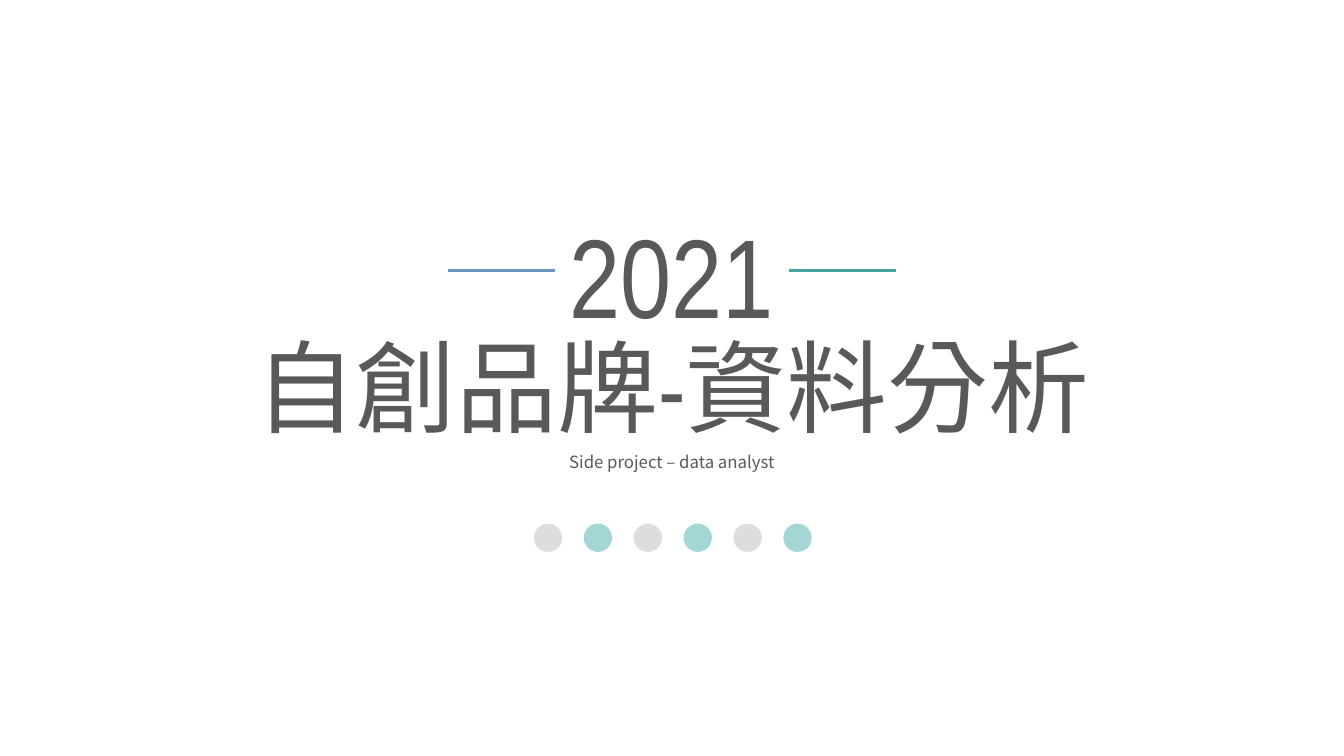
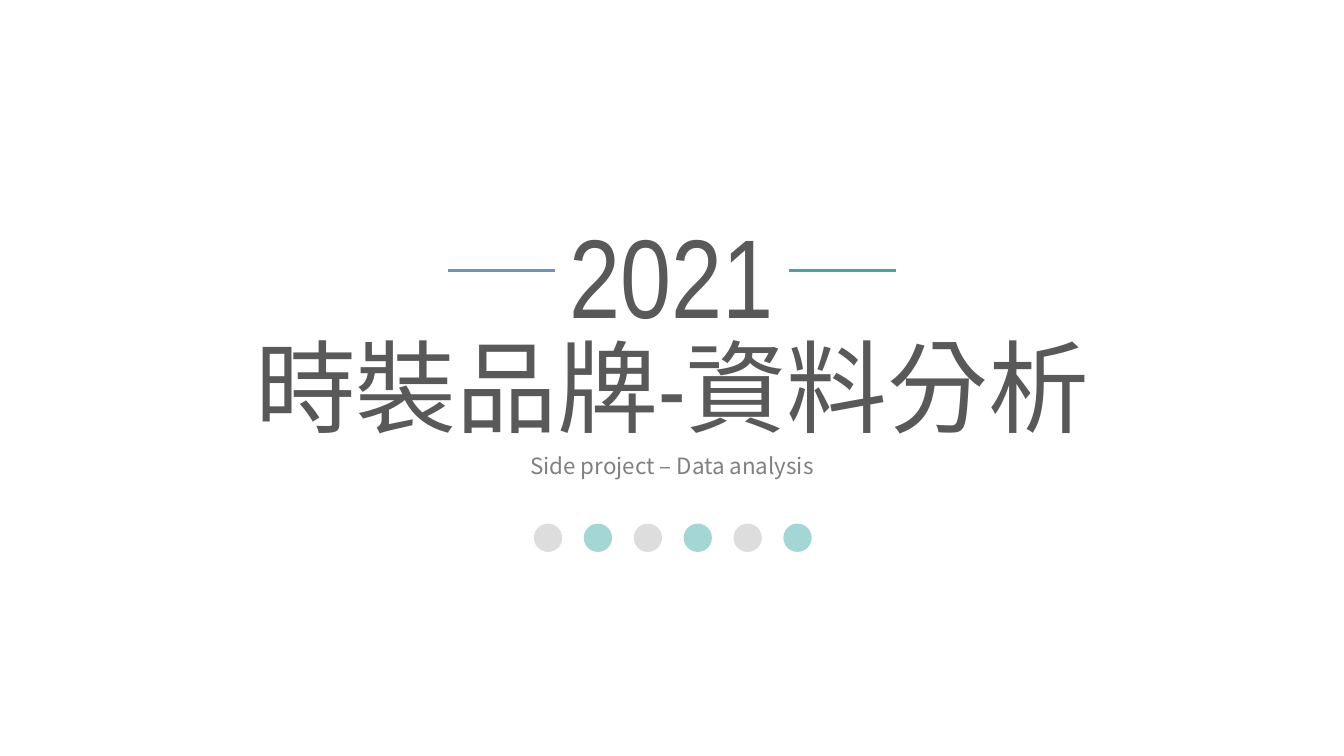
Before and after one commit to Crystal9202/SideProject02-DataAnalysis, a slide deck: slide 1 of Sideprojetc.pptx. Drawn at 1344x756 pixels with LibreOffice and Linux fonts; fonts in the diff are those of the drawing; background and template pictures are left out. Boxes give left, top, right and bottom in pixels: in the first picture for what was removed or moved away, otherwise in the second. Text is boxed around its words. In the diff, an @@ line names an element or a change of style, - is before the commit and + after.

Commit message:
update data

```diff
--- a/Sideprojetc.pptx
+++ b/Sideprojetc.pptx
@@ text at (255, 340, 1089, 434): text changed @@
-自創品牌-資料分析
+時裝品牌-資料分析
@@ text at (530, 456, 814, 480): text changed; size 12 to 16 pt; text colour #595959 to #808080 @@
-Side project – data analyst
+Side project – Data analysis
```
